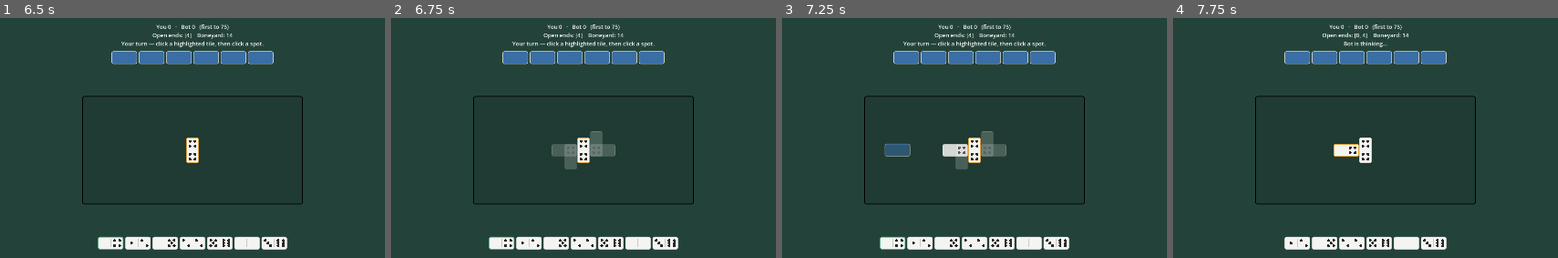
Above: before the commit, frames 1-4 (left to right).
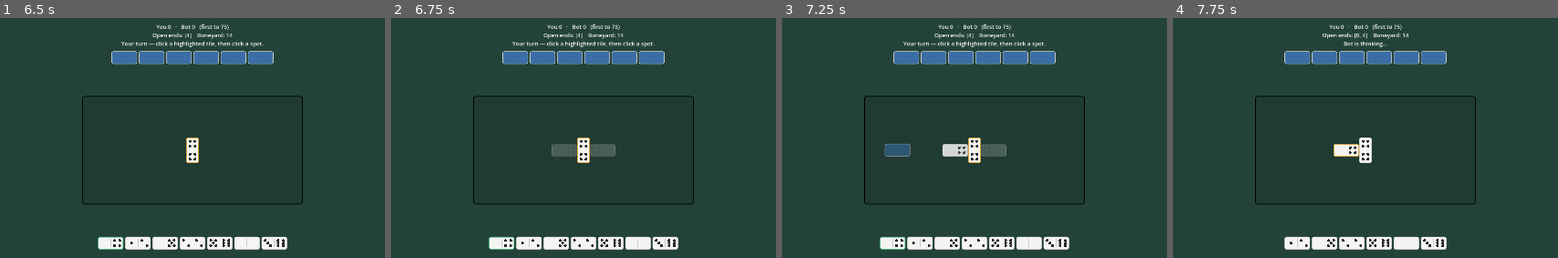
Above: after the commit, the same moments.

Repository: malgadir11/dominoes
Game: Godot game, scene res://scenes/game.tscn
The game is run twice, just before and just after one commit, with the same random seed, the same clock (stepped at 60 frames per second) and the same inputs.
Inputs (mouse positions are in pixels of both pictures, inside the frame that each line leads up to):
- Up to frame 1 (6.5 s): click "Start match (first to 75)" at 0.5 s; tap Enter at 1.25, 2.75, 4.25 s; drag from (123, 56) to (231, 85) at 1.27 s; tap Space at 2, 3.5, 5 s; drag from (150, 56) to (173, 186) at 2.02 s; move the mouse to (177, 56) at 2.77 s; click (177, 56) at 2.92 s; drag from (207, 56) to (77, 102) at 3.52 s; drag from (234, 56) to (211, 138) at 4.27 s; drag from (261, 56) to (134, 78) at 5.02 s; move the mouse to (192, 150) at 5.77 s; click (192, 150) at 5.92 s
- Up to frame 2 (6.75 s): drag from (502, 243) to (506, 150) at 6.52 s
- Up to frame 3 (7.25 s): no input
- Up to frame 4 (7.75 s): drag from (1346, 150) to (1404, 85) at 7.27 s

Frame 1 is identical in both runs. In frame 2, 0.6% of the frame differs, in the area x 45-55%, y 47-64%; in frame 3, 0.5%; in frame 4, nothing differs.

Commit message:
Prevent vertical-on-vertical placement
A tile may only be placed vertically (a turn) off a normal horizontal tile —
never off another vertical tile or a crosswise double (both vertical-oriented).
Each open-end anchor now records whether its last tile is vertical, and
_candidates_for skips a vertical placement when it is. Verified by a headless
test (no vertical off a vertical/double end; vertical turn still allowed off a
horizontal end).

Co-Authored-By: Claude Opus 4.8 <noreply@anthropic.com>

Diff:
--- a/scripts/ui/game.gd
+++ b/scripts/ui/game.gd
@@ -348,12 +348,12 @@
 	var t := move.tile
 	if t.is_double():
 		_placed.append({"tile": t, "pos": Vector2(c.x - s * 0.5, c.y - s), "size": Vector2(s, 2.0 * s), "a": t.low, "b": t.low, "vertical": true})
-		_anchors[Board.Side.LEFT] = {"pos": Vector2(c.x - s * 0.5, c.y), "facing": Vector2(-1, 0)}
-		_anchors[Board.Side.RIGHT] = {"pos": Vector2(c.x + s * 0.5, c.y), "facing": Vector2(1, 0)}
+		_anchors[Board.Side.LEFT] = {"pos": Vector2(c.x - s * 0.5, c.y), "facing": Vector2(-1, 0), "vertical": true}
+		_anchors[Board.Side.RIGHT] = {"pos": Vector2(c.x + s * 0.5, c.y), "facing": Vector2(1, 0), "vertical": true}
 	else:
 		_placed.append({"tile": t, "pos": Vector2(c.x - s, c.y - s * 0.5), "size": Vector2(2.0 * s, s), "a": t.low, "b": t.high, "vertical": false})
-		_anchors[Board.Side.LEFT] = {"pos": Vector2(c.x - s, c.y), "facing": Vector2(-1, 0)}
-		_anchors[Board.Side.RIGHT] = {"pos": Vector2(c.x + s, c.y), "facing": Vector2(1, 0)}
+		_anchors[Board.Side.LEFT] = {"pos": Vector2(c.x - s, c.y), "facing": Vector2(-1, 0), "vertical": false}
+		_anchors[Board.Side.RIGHT] = {"pos": Vector2(c.x + s, c.y), "facing": Vector2(1, 0), "vertical": false}
 	_mark_played(t)
 	_round.apply_move(move)
 
@@ -365,7 +365,7 @@
 	var end_val: int = _round.board.left_end if side == Board.Side.LEFT else _round.board.right_end
 	var geo := _tile_geometry(anchor["pos"], anchor["facing"], dir, end_val, move.tile.other_end(end_val), move.tile.is_double())
 	_placed.append({"tile": move.tile, "pos": geo["pos"], "size": geo["size"], "a": geo["a"], "b": geo["b"], "vertical": geo["vertical"]})
-	_anchors[side] = {"pos": geo["new_anchor"], "facing": geo["new_facing"]}
+	_anchors[side] = {"pos": geo["new_anchor"], "facing": geo["new_facing"], "vertical": geo["vertical"]}
 	_mark_played(move.tile)
 	_round.apply_move(move)
 
@@ -419,9 +419,13 @@
 			continue
 		var m: Vector2 = _anchors[side]["pos"]
 		var f: Vector2 = _anchors[side]["facing"]
+		var prev_vertical: bool = _anchors[side].get("vertical", false)
 		for d in _allowed_dirs(side):
-			if t.is_double() and d != f:
-				continue  # a double only continues straight (crosswise)
+			if t.is_double():
+				if d != f:
+					continue  # a double only continues straight (crosswise)
+			elif d.y != 0.0 and prev_vertical:
+				continue  # only turn vertical off a horizontal tile (no vertical-on-vertical)
 			var geo := _tile_geometry(m, f, d, end_val, t.other_end(end_val), t.is_double())
 			if _in_bounds(geo["pos"], geo["size"]):
 				res.append({"side": side, "dir": d, "geo": geo})
--- a/tests/test_game_ui.gd
+++ b/tests/test_game_ui.gd
@@ -40,5 +40,34 @@
 		failed += 1
 		print("  FAIL  expected 1 board tile, got %d" % rendered)
 
+	# No vertical-on-vertical: an end whose last tile is vertical (a turn tile or a
+	# crosswise double) must offer only horizontal placements; a horizontal end may
+	# also offer a vertical turn. (_round above has board ends [6, 6].)
+	scene.set("_anchors", {
+		Board.Side.RIGHT: {"pos": Vector2(500, 250), "facing": Vector2(1, 0), "vertical": true},
+		Board.Side.LEFT: {"pos": Vector2(150, 250), "facing": Vector2(-1, 0), "vertical": false},
+	})
+	var cands: Array = scene.call("_candidates_for", Tile.new(6, 3))
+	var right_has_vertical := false
+	var left_has_vertical := false
+	for c in cands:
+		if c["dir"].y != 0.0:
+			if c["side"] == Board.Side.RIGHT:
+				right_has_vertical = true
+			else:
+				left_has_vertical = true
+	if not right_has_vertical:
+		passed += 1
+		print("  PASS  no vertical placement off a vertical/double end")
+	else:
+		failed += 1
+		print("  FAIL  vertical placement was offered off a vertical end")
+	if left_has_vertical:
+		passed += 1
+		print("  PASS  vertical turn is allowed off a horizontal end")
+	else:
+		failed += 1
+		print("  FAIL  expected a vertical turn option off a horizontal end")
+
 	print("\nPassed: %d   Failed: %d" % [passed, failed])
 	quit(0 if failed == 0 else 1)
